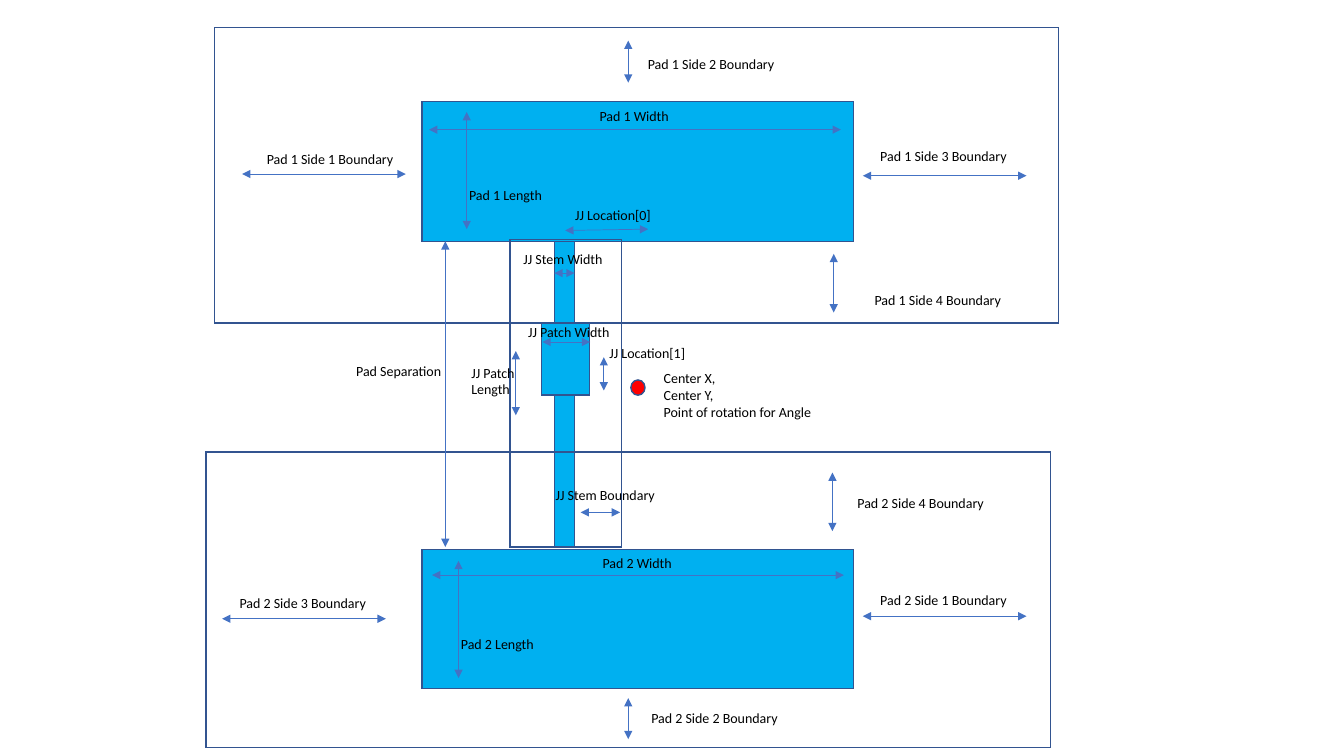
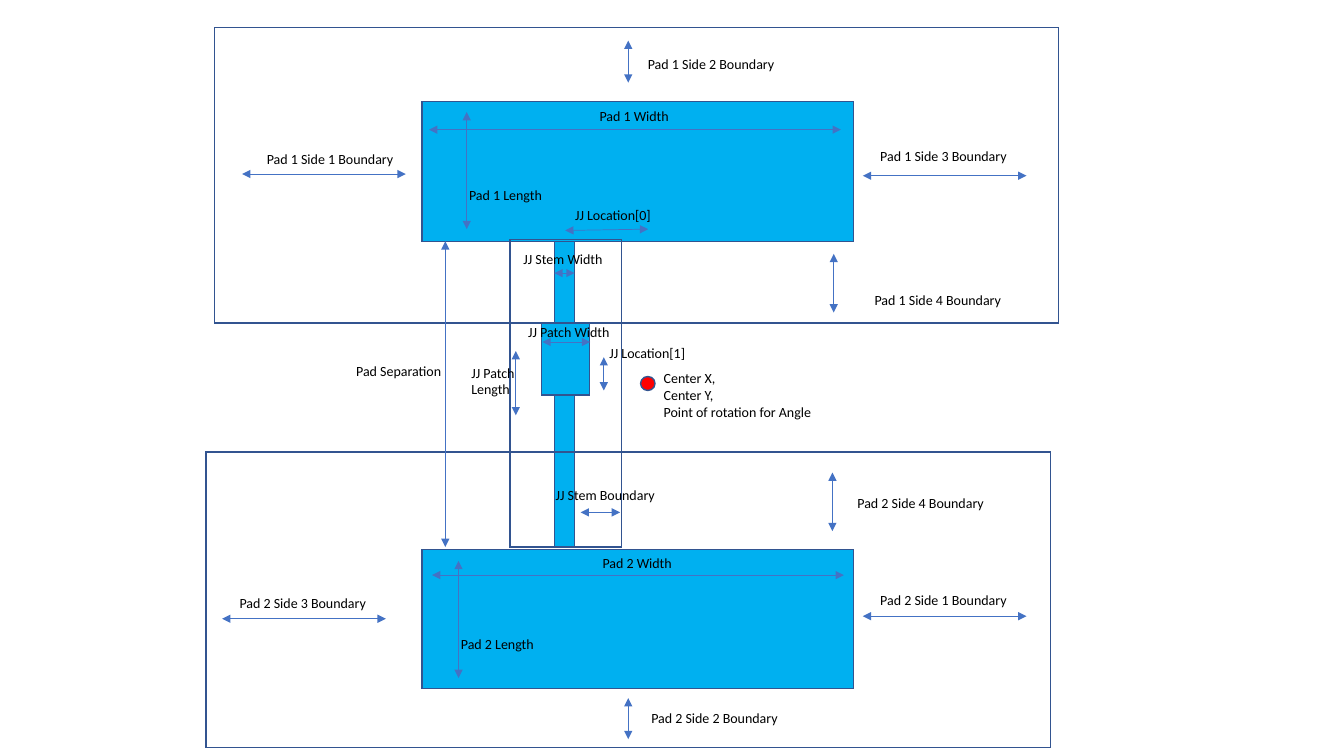
Before and after one commit to Borealis126/QSM, a slide deck: slide 1 of GeometryParameters.pptx. Drawn at 1344x756 pixels with LibreOffice and Linux fonts; fonts in the diff are those of the drawing. Boxes give left, top, right and bottom in pixels: in the first picture for what was removed or moved away, otherwise in the second. Text is boxed around its words. In the diff, an @@ line names an element or a change of style, - is before the commit and + after.

```diff
--- a/GeometryParameters.pptx
+++ b/GeometryParameters.pptx
@@ ellipse: place and size @@
-ellipse at (631, 380, 645, 395)
+ellipse at (640, 376, 654, 390)
@@ ellipse at (640, 376, 654, 390): mirrored @@
```
Also in this commit, not shown: 1 slide added, 14 other files.
